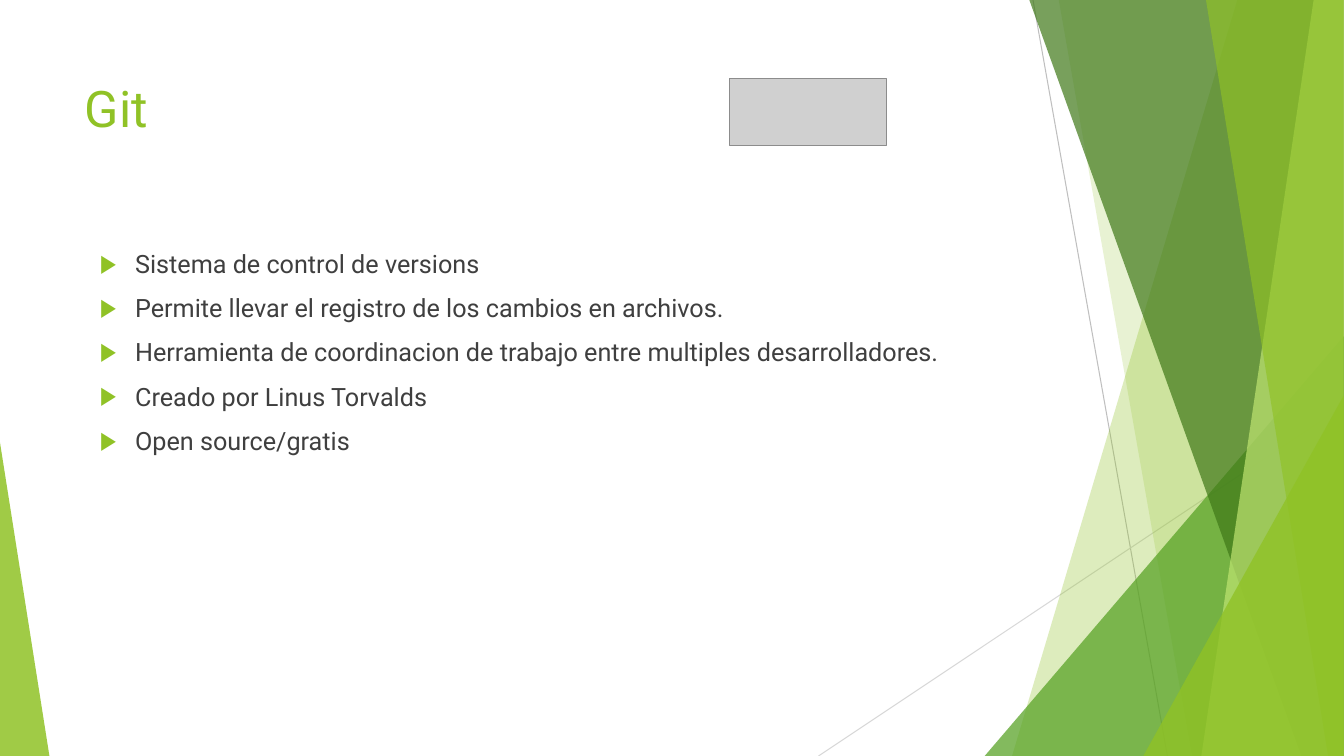
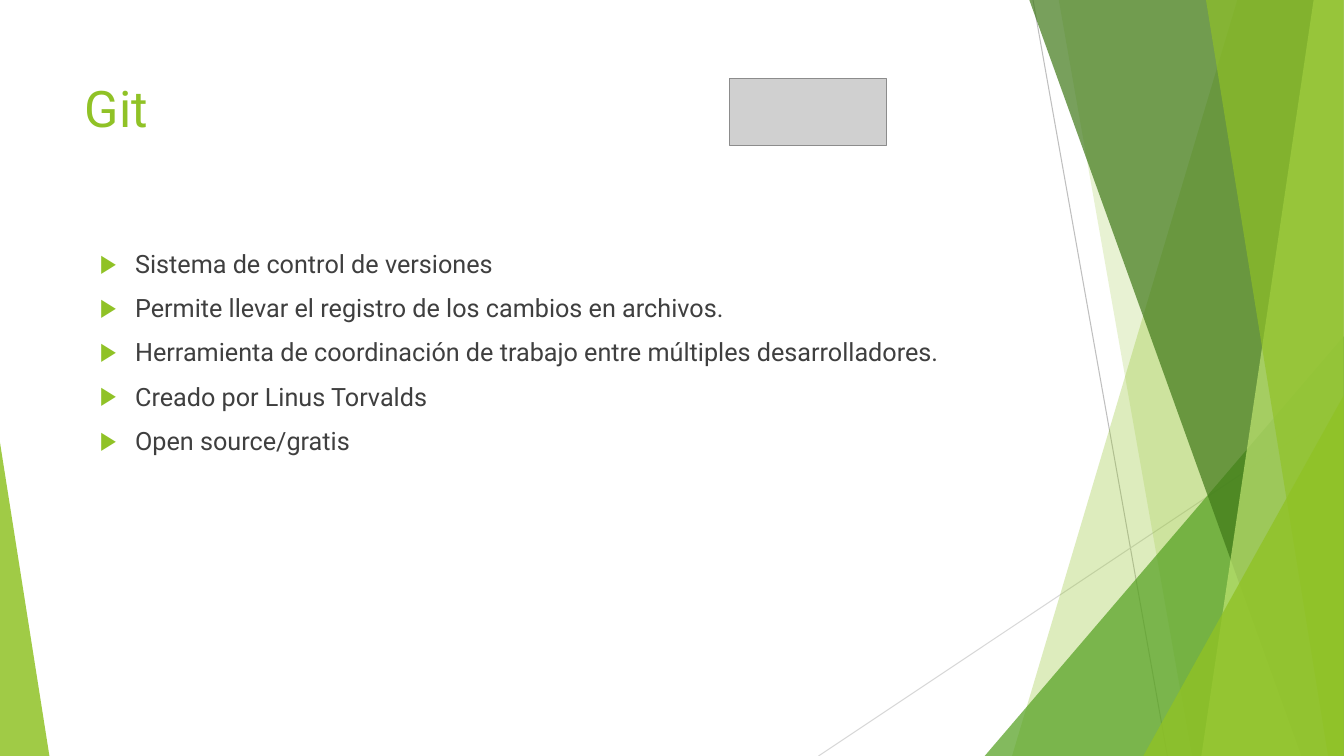
Before and after one commit to jomarnavarro/intro_automation, a slide deck: slide 29 of presentaciones/Selenium, session 1.pptx (slide 27 before the commit). Drawn at 1344x756 pixels with LibreOffice and Linux fonts; fonts in the diff are those of the drawing; grey boxes stand for pictures. Boxes give left, top, right and bottom in pixels: in the first picture for what was removed or moved away, otherwise in the second. Text is boxed around its words. In the diff, an @@ line names an element or a change of style, - is before the commit and + after.

```diff
--- a/presentaciones/Selenium, session 1.pptx
+++ b/presentaciones/Selenium, session 1.pptx
@@ text at <box>135,254,493,274</box>: text changed @@
-▶ Sistema de control de versions
+▶ Sistema de control de versiones
@@ text at <box>135,342,938,367</box>: text changed @@
-▶ Herramienta de coordinacion de trabajo entre multiples desarrolladores.
+▶ Herramienta de coordinación de trabajo entre múltiples desarrolladores.
```
Also in this commit, not shown: 3 other slides changed, 2 slides added.
